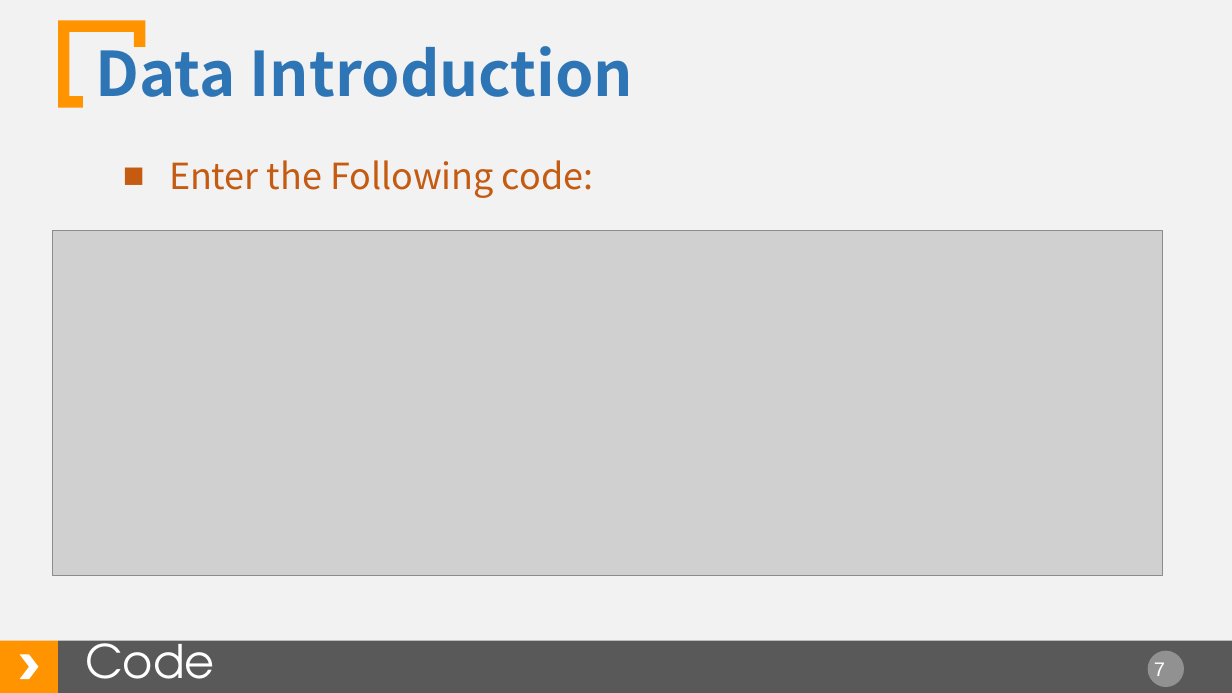
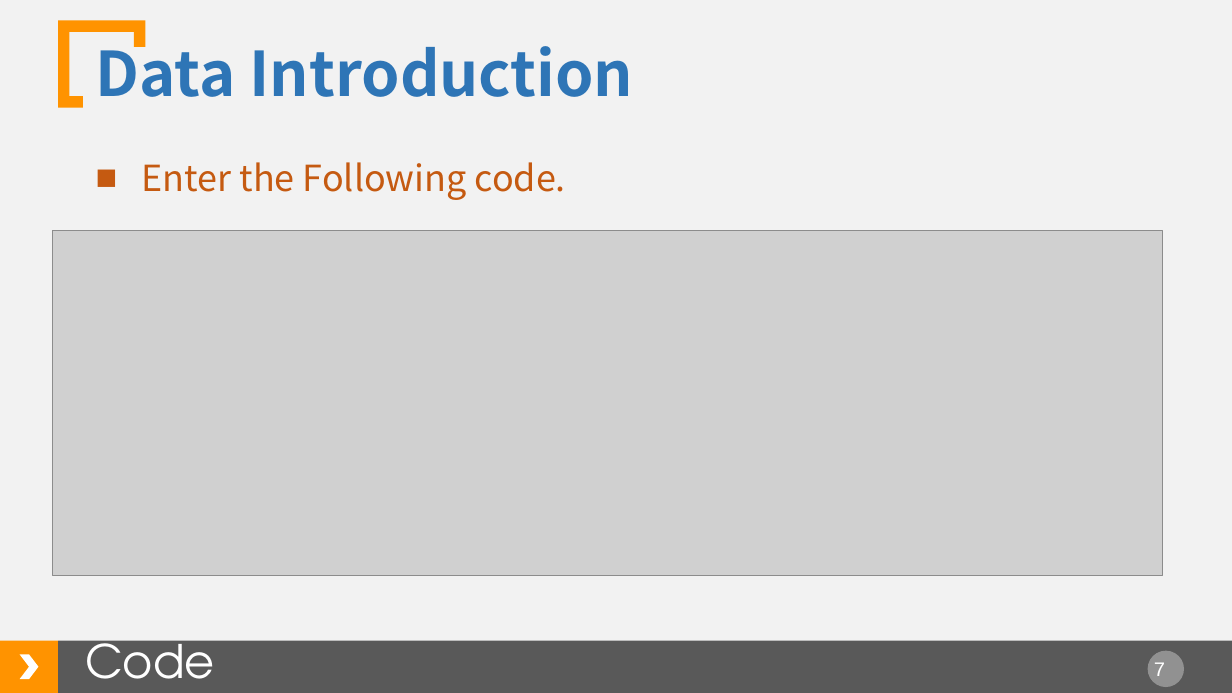
Before and after one commit to jsysley/MyLab, a slide deck: slide 7 of Pre/Face_Recognition/New_Face.pptx. Drawn at 1232x693 pixels with LibreOffice and Linux fonts; fonts in the diff are those of the drawing; grey boxes stand for pictures. Boxes give left, top, right and bottom in pixels: in the first picture for what was removed or moved away, otherwise in the second. Text is boxed around its words. In the diff, an @@ line names an element or a change of style, - is before the commit and + after.

```diff
--- a/Pre/Face_Recognition/New_Face.pptx
+++ b/Pre/Face_Recognition/New_Face.pptx
@@ text at [142, 162, 566, 200]: text changed @@
-■ Enter the Following code:
+■ Enter the Following code.
```
Also in this commit, not shown: 6 other slides changed, 36 other files.
